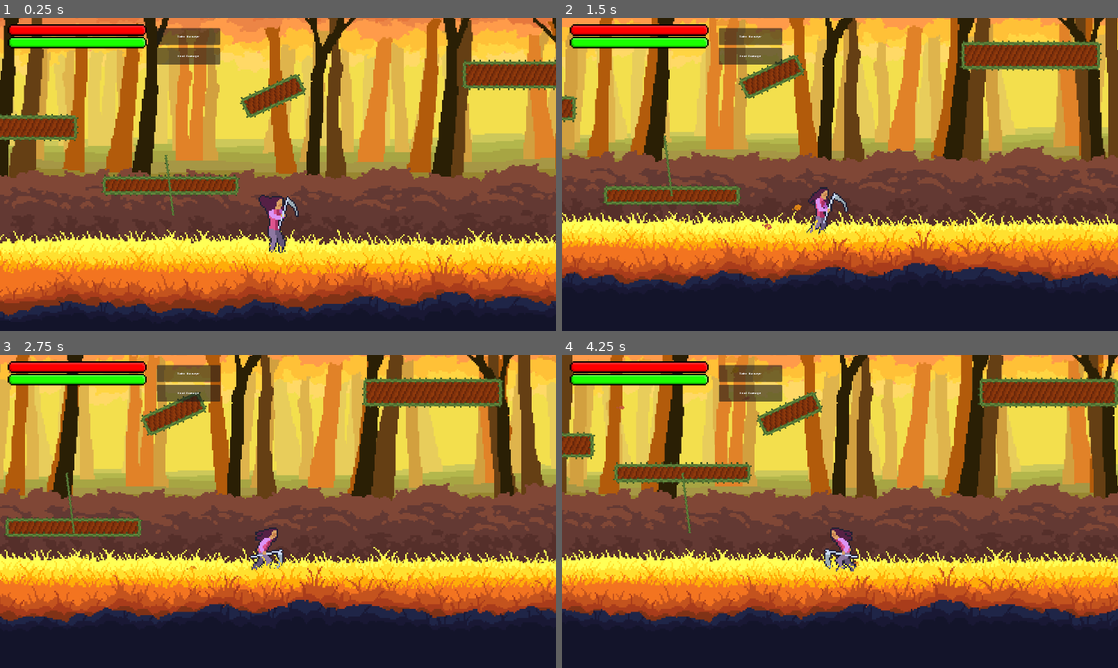
Above: before the commit, frames 1-4 (two rows, left to right).
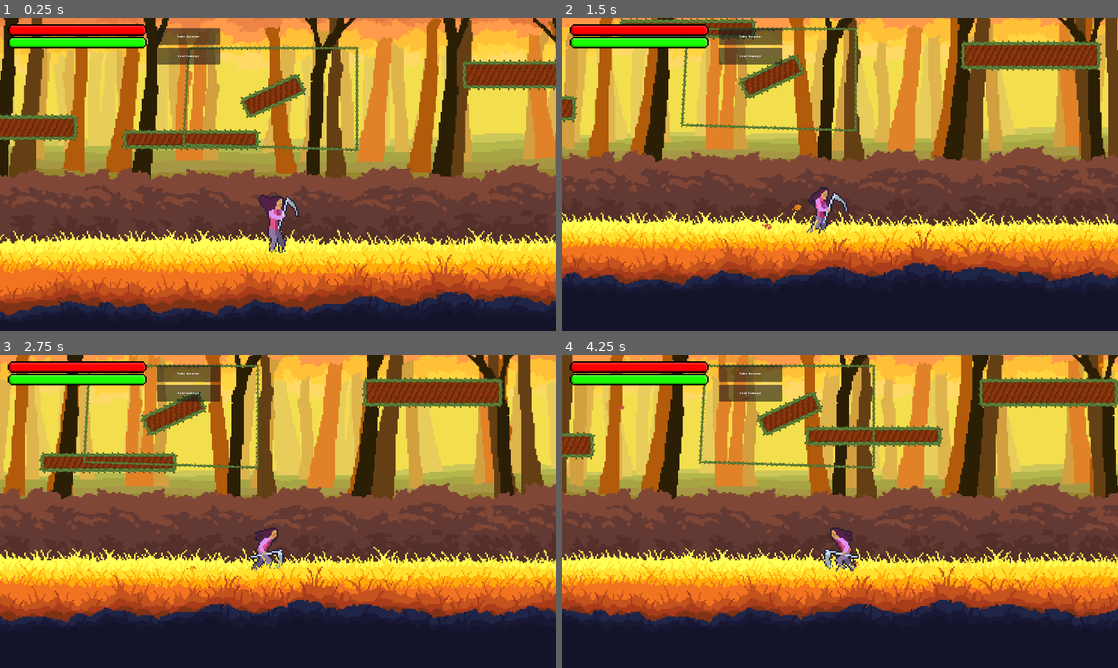
Above: after the commit, the same moments.

Repository: LordRevan36/software_development_platformer
Game: Godot game, scene res://Levels/Forest/platform_test.tscn
The game is run twice, just before and just after one commit, with the same random seed, the same clock (stepped at 60 frames per second) and the same inputs. This scene is started directly instead of the project's main scene.
Inputs (mouse positions are in pixels of both pictures, inside the frame that each line leads up to):
- Up to frame 1 (0.25 s): no input
- Up to frame 2 (1.5 s): tap Enter at 0.5 s; move the mouse to (962, 158) at 0.52 s; hold D (Right) 0.53-1.25 s; tap K (Attack) at 0.6 s; click (962, 158) at 0.67 s; drag from (728, 190) to (812, 237) at 1.27 s
- Up to frame 3 (2.75 s): move the mouse to (333, 442) at 2.02 s; hold D (Right) from 2.03 s (still down); tap K (Attack) at 2.1 s
- Up to frame 4 (4.25 s): release D (Right) at 2.75 s; drag from (812, 574) to (673, 464) at 2.77 s; move the mouse to (1006, 558) at 3.52 s; hold A (Left) from 3.53 s (still down); tap K (Attack) at 3.6 s

The runs differ from the first frame. In frame 1, 3.6% of the frame differs, in the area x 18-65%, y 8-64%; in frame 2, 3.0%; in frame 3, 3.5%; in frame 4, 3.8%, in the area x 9-69%, y 2-57%.

Commit message:
Multiple points
changed platforms to use multiple points. works probabaly. you gotta turn on editable children and change the PATH's points

Diff:
--- a/software-development-platformer/Levels/Forest/main.tscn
+++ b/software-development-platformer/Levels/Forest/main.tscn
@@ -76,7 +76,7 @@
 
 [sub_resource type="RectangleShape2D" id="RectangleShape2D_llrqw"]
 resource_local_to_scene = true
-size = Vector2(124, 48)
+size = Vector2(128, 48)
 
 [sub_resource type="RectangleShape2D" id="RectangleShape2D_py8ao"]
 resource_local_to_scene = true
@@ -84,15 +84,15 @@
 
 [sub_resource type="RectangleShape2D" id="RectangleShape2D_5008v"]
 resource_local_to_scene = true
-size = Vector2(316, 132)
+size = Vector2(320, 136)
 
 [sub_resource type="RectangleShape2D" id="RectangleShape2D_68od5"]
 resource_local_to_scene = true
-size = Vector2(196, 52)
+size = Vector2(200, 56)
 
 [sub_resource type="RectangleShape2D" id="RectangleShape2D_enmu2"]
 resource_local_to_scene = true
-size = Vector2(160, 52)
+size = Vector2(160, 56)
 
 [sub_resource type="WorldBoundaryShape2D" id="WorldBoundaryShape2D_0xm2m"]
 distance = -285.0
@@ -823,7 +823,6 @@
 [node name="Platform" parent="Platforms" unique_id=1326313302 instance=ExtResource("12_074og")]
 position = Vector2(184, -96)
 size_vector = Vector2(176, 64)
-textureWidth = 16.0
 
 [node name="CollisionPolygon2D" parent="Platforms/Platform" index="0" unique_id=581306703]
 polygon = PackedVector2Array(-93.34677, 7.374243, 66.80641, -65.61176, 93.34677, -7.374243, -66.80641, 65.61176)
@@ -839,13 +838,13 @@
 
 [node name="Platform2" parent="Platforms" unique_id=73062743 instance=ExtResource("12_074og")]
 position = Vector2(-276, -44)
-size_vector = Vector2(124, 48)
+size_vector = Vector2(128, 48)
 
 [node name="CollisionPolygon2D" parent="Platforms/Platform2" index="0" unique_id=581306703]
-polygon = PackedVector2Array(-62, -24, 62, -24, 62, 24, -62, 24)
+polygon = PackedVector2Array(-64, -24, 64, -24, 64, 24, -64, 24)
 
 [node name="Polygon2D" parent="Platforms/Platform2" index="1" unique_id=1861125354]
-polygon = PackedVector2Array(-58, -20, 58, -20, 58, 20, -58, 20)
+polygon = PackedVector2Array(-56, -16, 56, -16, 56, 16, -56, 16)
 
 [node name="RectangleOutline" parent="Platforms/Platform2" index="2" unique_id=1082408081]
 shape = SubResource("RectangleShape2D_llrqw")
@@ -858,20 +857,20 @@
 polygon = PackedVector2Array(-88, -32, 88, -32, 88, 32, -88, 32)
 
 [node name="Polygon2D" parent="Platforms/Platform3" index="1" unique_id=1861125354]
-polygon = PackedVector2Array(-84, -28, 84, -28, 84, 28, -84, 28)
+polygon = PackedVector2Array(-80, -24, 80, -24, 80, 24, -80, 24)
 
 [node name="RectangleOutline" parent="Platforms/Platform3" index="2" unique_id=1082408081]
 shape = SubResource("RectangleShape2D_py8ao")
 
 [node name="Platform4" parent="Platforms" unique_id=780874561 instance=ExtResource("12_074og")]
 position = Vector2(-499, 240)
-size_vector = Vector2(316, 132)
+size_vector = Vector2(320, 136)
 
 [node name="CollisionPolygon2D" parent="Platforms/Platform4" index="0" unique_id=581306703]
-polygon = PackedVector2Array(-158, -66, 158, -66, 158, 66, -158, 66)
+polygon = PackedVector2Array(-160, -68, 160, -68, 160, 68, -160, 68)
 
 [node name="Polygon2D" parent="Platforms/Platform4" index="1" unique_id=1861125354]
-polygon = PackedVector2Array(-154, -62, 154, -62, 154, 62, -154, 62)
+polygon = PackedVector2Array(-152, -60, 152, -60, 152, 60, -152, 60)
 
 [node name="RectangleOutline" parent="Platforms/Platform4" index="2" unique_id=1082408081]
 shape = SubResource("RectangleShape2D_5008v")
@@ -881,13 +880,13 @@
 reset_timer_length = 3.0
 
 [node name="Platform" parent="Platforms/FallPlatform" index="0" unique_id=1136379276]
-size_vector = Vector2(196, 52)
+size_vector = Vector2(200, 56)
 
 [node name="CollisionPolygon2D" parent="Platforms/FallPlatform/Platform" index="0" unique_id=581306703]
-polygon = PackedVector2Array(-98, -26, 98, -26, 98, 26, -98, 26)
+polygon = PackedVector2Array(-100, -28, 100, -28, 100, 28, -100, 28)
 
 [node name="Polygon2D" parent="Platforms/FallPlatform/Platform" index="1" unique_id=1861125354]
-polygon = PackedVector2Array(-94, -22, 94, -22, 94, 22, -94, 22)
+polygon = PackedVector2Array(-92, -20, 92, -20, 92, 20, -92, 20)
 
 [node name="RectangleOutline" parent="Platforms/FallPlatform/Platform" index="2" unique_id=1082408081]
 shape = SubResource("RectangleShape2D_68od5")
@@ -897,13 +896,13 @@
 reset_timer_length = 3.0
 
 [node name="Platform" parent="Platforms/FallPlatform2" index="0" unique_id=1136379276]
-size_vector = Vector2(160, 52)
+size_vector = Vector2(160, 56)
 
 [node name="CollisionPolygon2D" parent="Platforms/FallPlatform2/Platform" index="0" unique_id=581306703]
-polygon = PackedVector2Array(-80, -26, 80, -26, 80, 26, -80, 26)
+polygon = PackedVector2Array(-80, -28, 80, -28, 80, 28, -80, 28)
 
 [node name="Polygon2D" parent="Platforms/FallPlatform2/Platform" index="1" unique_id=1861125354]
-polygon = PackedVector2Array(-76, -22, 76, -22, 76, 22, -76, 22)
+polygon = PackedVector2Array(-72, -20, 72, -20, 72, 20, -72, 20)
 
 [node name="RectangleOutline" parent="Platforms/FallPlatform2/Platform" index="2" unique_id=1082408081]
 shape = SubResource("RectangleShape2D_enmu2")
--- a/software-development-platformer/Levels/Forest/platform_test.tscn
+++ b/software-development-platformer/Levels/Forest/platform_test.tscn
@@ -61,13 +61,6 @@
 
 [node name="Platform2" parent="Platforms" parent_id_path=PackedInt32Array(2139959054) index="1" unique_id=73062743]
 position = Vector2(-954, -165)
-size_vector = Vector2(128, 48)
-
-[node name="CollisionPolygon2D" parent="Platforms/Platform2" index="0" unique_id=581306703]
-polygon = PackedVector2Array(-64, -24, 64, -24, 64, 24, -64, 24)
-
-[node name="Polygon2D" parent="Platforms/Platform2" index="1" unique_id=1861125354]
-polygon = PackedVector2Array(-56, -16, 56, -16, 56, 16, -56, 16)
 
 [node name="RectangleOutline" parent="Platforms/Platform2" index="2" unique_id=1082408081]
 shape = SubResource("RectangleShape2D_gtl8g")
@@ -101,41 +94,26 @@
 [node name="FallPlatform" parent="Platforms" parent_id_path=PackedInt32Array(2139959054) index="4" unique_id=885156819]
 position = Vector2(-1092, 91)
 
-[node name="Platform" parent="Platforms/FallPlatform" index="0" unique_id=1136379276]
-size_vector = Vector2(200, 56)
-
-[node name="CollisionPolygon2D" parent="Platforms/FallPlatform/Platform" index="0" unique_id=581306703]
-polygon = PackedVector2Array(-100, -28, 100, -28, 100, 28, -100, 28)
-
-[node name="Polygon2D" parent="Platforms/FallPlatform/Platform" index="1" unique_id=1861125354]
-polygon = PackedVector2Array(-92, -20, 92, -20, 92, 20, -92, 20)
-
-[node name="RectangleOutline" parent="Platforms/FallPlatform/Platform" index="2" unique_id=1082408081]
+[node name="RectangleOutline" parent="Platforms/FallPlatform/Platform" parent_id_path=PackedInt32Array(885156819, 1136379276) index="2" unique_id=1082408081]
 shape = SubResource("RectangleShape2D_4n83i")
 
-[node name="Platform" parent="Platforms/FallPlatform2" parent_id_path=PackedInt32Array(468827690) index="0" unique_id=1136379276]
-size_vector = Vector2(160, 56)
-
-[node name="CollisionPolygon2D" parent="Platforms/FallPlatform2/Platform" index="0" unique_id=581306703]
-polygon = PackedVector2Array(-80, -28, 80, -28, 80, 28, -80, 28)
-
-[node name="Polygon2D" parent="Platforms/FallPlatform2/Platform" index="1" unique_id=1861125354]
-polygon = PackedVector2Array(-72, -20, 72, -20, 72, 20, -72, 20)
-
-[node name="RectangleOutline" parent="Platforms/FallPlatform2/Platform" index="2" unique_id=1082408081]
+[node name="RectangleOutline" parent="Platforms/FallPlatform2/Platform" parent_id_path=PackedInt32Array(468827690, 1136379276) index="2" unique_id=1082408081]
 shape = SubResource("RectangleShape2D_dlp0c")
 
 [node name="MovePlatform" parent="Platforms" parent_id_path=PackedInt32Array(2139959054) index="6" unique_id=1362813319 instance=ExtResource("3_t2qmn")]
-position = Vector2(-91, 141)
-move_speed = 2.0
-y_range = 80.0
-ease_type = 2
+position = Vector2(-40, -223)
+move_speed = 300.0
+loop_backwards = false
 
-[node name="MovePlatform2" parent="Platforms" parent_id_path=PackedInt32Array(2139959054) index="7" unique_id=166245058 instance=ExtResource("3_t2qmn")]
-position = Vector2(-2552, -6)
-move_speed = 4.0
-x_range = 500.0
-ease_type = 6
+[node name="Platform" parent="Platforms/MovePlatform" index="0" unique_id=1136379276]
+position = Vector2(6.2264194, 255.65813)
+
+[node name="Rope" parent="Platforms/MovePlatform" index="1" unique_id=399989842]
+points = PackedVector2Array(0, 0, -14, 255, 447, 270, 447, 0, 0, 0)
+
+[node name="Path" parent="Platforms/MovePlatform" index="2" unique_id=523458451]
+points = PackedVector2Array(0, 0, -14, 255, 447, 270, 447, 0)
+default_color = Color(1, 1, 1, 0)
 
 [editable path="Parallax <100/FallPlatform"]
 [editable path="Parallax <100/FallPlatform/Platform"]
@@ -147,4 +125,5 @@
 [editable path="Platforms/FallPlatform/Platform"]
 [editable path="Platforms/FallPlatform2"]
 [editable path="Platforms/FallPlatform2/Platform"]
+[editable path="Platforms/MovePlatform"]
 [editable path="LevelExit"]
--- a/software-development-platformer/Props/Platform/move_platform.gd
+++ b/software-development-platformer/Props/Platform/move_platform.gd
@@ -2,16 +2,15 @@
 extends Node2D
 class_name move_platform
 
+@onready var rope = $Rope
 @onready var path = $Path
 @onready var child_platform = $Platform
 @onready var collision_polygon_2d: CollisionPolygon2D = $Platform/CollisionPolygon2D
 @onready var polygon_2d: Polygon2D = $Platform/Polygon2D
 
-@export var move_speed : float = 2.0
-@export var x_range : float = 20.0
-@export var y_range : float = 0.0
+@export var move_speed : float = 100
 @export var ease_type = Tween.TRANS_LINEAR #0 > Linear, 1 > Sine, 2 > Quintic, 3 > Quartic, 4 > Quadratic, 5 > Exponential, and so on.
-
+@export var loop_backwards : bool = false
 @export var ropeTexture : Texture
 
 @export var centerNode : bool = false
@@ -70,28 +69,41 @@
 
 	#child_platform._center_node()
 	#
-	path.position = Vector2.ZERO
-	path.points = PackedVector2Array()
+	rope.position = Vector2.ZERO
+	rope.points = PackedVector2Array()
 	##var left_end : Vector2 = child_platform.position + Vector2(-half_plat_size.x, -half_plat_size.y)
-	var start_pos : Vector2 = Vector2(-x_range, -y_range)
-	path.add_point(start_pos)
-	print(start_pos)
-	var end_pos : Vector2 = Vector2(x_range, y_range)
-	print(end_pos)
-	path.add_point(end_pos)
 	for point in path.get_point_count():
-		print(path.get_point_position(point))
+		rope.add_point(path.get_point_position(point))
+	if !loop_backwards:
+		rope.add_point(path.get_point_position(0))
+
 
 	updateLines = false
 
-func _setup_animation() -> void:
+func _setup_animation() -> void: #Fixes
 	tween.stop()
 	if tween:
 		tween.kill()
 	tween = create_tween()
 	tween.set_trans(ease_type)
-	tween.tween_property(child_platform, "position", Vector2(x_range,y_range), move_speed)
-	tween.tween_property(child_platform, "position", Vector2(-x_range,-y_range), move_speed)
+	for point in path.get_point_count():
+		var current_point = path.get_point_position(point)
+		print(path.get_point_position(point))
+		if point == 0:
+			if loop_backwards:
+				tween.tween_property(child_platform, "position", current_point, current_point.distance_to(path.get_point_position(point+1))/move_speed)
+			else:
+				print("Current: " + str(current_point))
+				print("Next: " + str(path.get_point_position(path.get_point_count()-1)))
+				print("DIstance: " + str(path.get_point_position(path.get_point_count()-1).distance_to(current_point)))
+				tween.tween_property(child_platform, "position", current_point, path.get_point_position(path.get_point_count()-1).distance_to(current_point)/move_speed)
+		else:
+			tween.tween_property(child_platform, "position", current_point, path.get_point_position(point-1).distance_to(current_point)/move_speed)
+	if loop_backwards:
+		for point in range(path.get_point_count()-2,0,-1): #iterates back through the path, skipping endpoints
+			var current_point = path.get_point_position(point)
+			print(point)
+			tween.tween_property(child_platform, "position", current_point, path.get_point_position(point+1).distance_to(path.get_point_position(point))/move_speed)
 	tween.set_loops()
 
 	tween.play()
--- a/software-development-platformer/Props/Platform/move_platform.tscn
+++ b/software-development-platformer/Props/Platform/move_platform.tscn
@@ -7,15 +7,17 @@
 [node name="MovePlatform" type="Node2D" unique_id=1362813319 groups=["Swing"]]
 script = ExtResource("1_mbygn")
 move_speed = 1.0
-x_range = 10.0
 ease_type = 1
+loop_backwards = null
 ropeTexture = ExtResource("2_14nk7")
 
 [node name="Platform" parent="." unique_id=1136379276 instance=ExtResource("1_tap6b")]
-position = Vector2(2.5429177, 0)
+position = Vector2(0.6274805, 0)
 
-[node name="Path" type="Line2D" parent="." unique_id=399989842]
+[node name="Rope" type="Line2D" parent="." unique_id=399989842]
 texture_repeat = 2
-points = PackedVector2Array(-184, -28, -164, -8)
+points = PackedVector2Array(-10, 0, 10, 0)
 texture = ExtResource("2_14nk7")
 texture_mode = 1
+
+[node name="Path" type="Line2D" parent="." unique_id=523458451]
